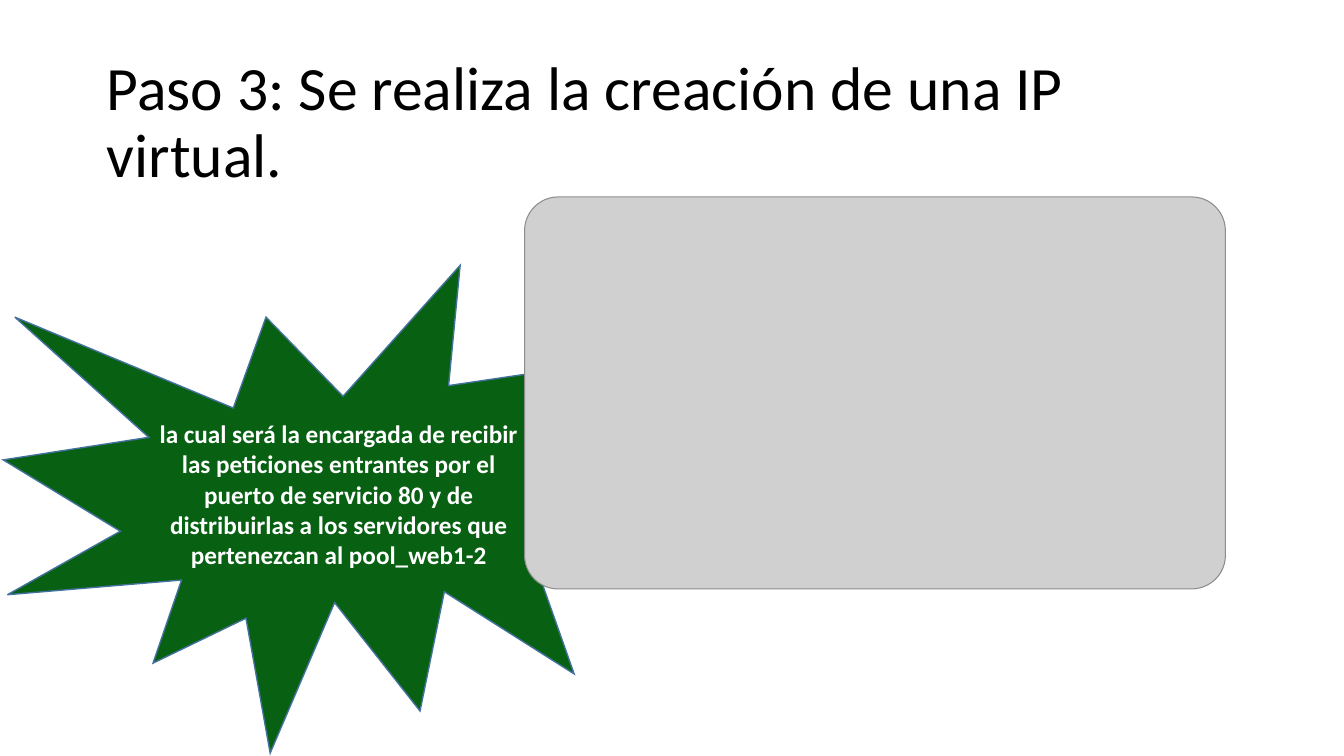
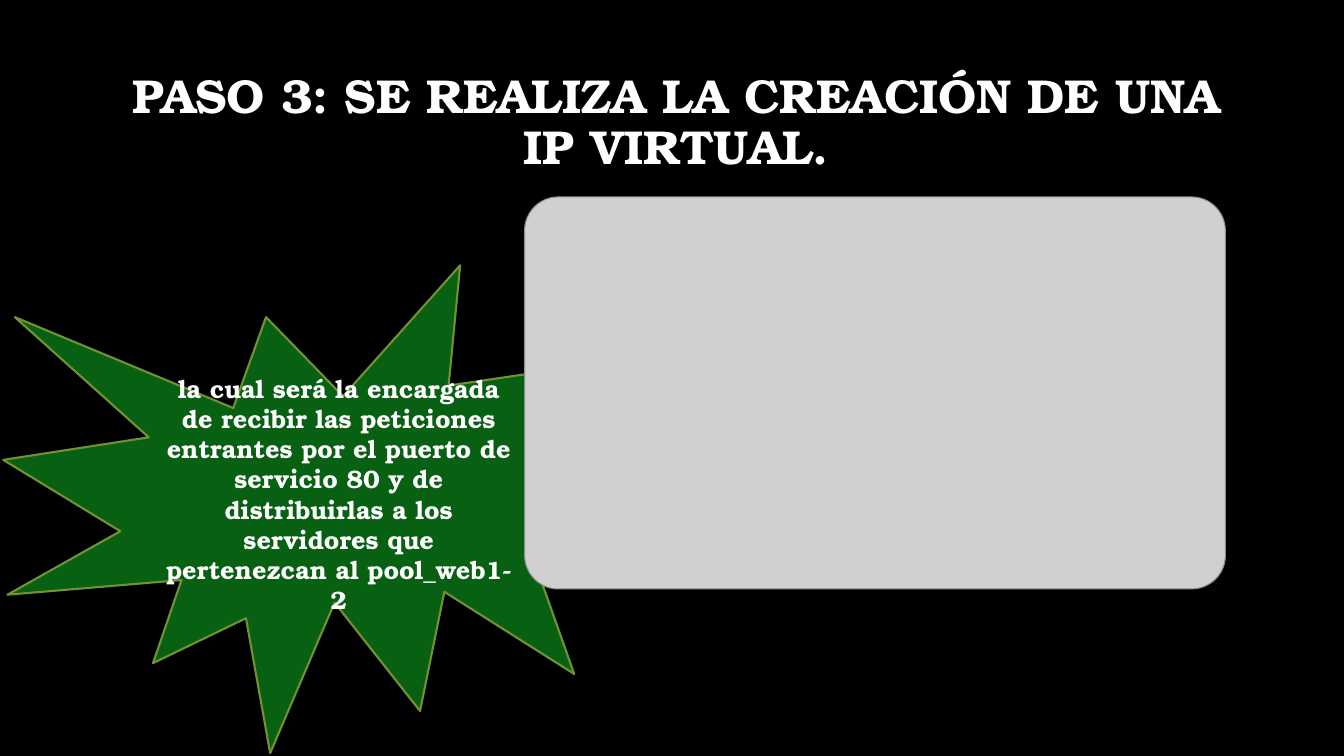
Before and after one commit to hannerfirst/optimus-prime, a slide deck: slide 6 of paralelos-project-java/docs/Configuración nodos clúster y balanceador de cargas.pptx. Drawn at 1344x756 pixels with LibreOffice and Linux fonts; fonts in the diff are those of the drawing; grey boxes stand for pictures; background and template pictures are left out. Boxes give left, top, right and bottom in pixels: in the first picture for what was removed or moved away, otherwise in the second. Text is boxed around its words. In the diff, an @@ line names an element or a change of style, - is before the commit and + after.

```diff
--- a/paralelos-project-java/docs/Configuración nodos clúster y balanceador de cargas.pptx
+++ b/paralelos-project-java/docs/Configuración nodos clúster y balanceador de cargas.pptx
@@ background #FFFFFF to picture (left out) @@
@@ title at box(132, 69, 1220, 165): text changed; size 44 to 34 pt; font Calibri to TeX Gyre Bonum; text colour #000000 to #FFFFFF; bold on @@
-Paso 3: Se realiza la creación de una IP virtual.
+PASO 3: SE REALIZA LA CREACIÓN DE UNA IP VIRTUAL.
@@ irregular seal "la cual será la encargada ..." at box(3, 265, 683, 753): font Calibri to TeX Gyre Bonum; outline #43739E 1 pt to #759232 1.5 pt @@
```
Also in this commit, not shown: 10 other slides changed.
